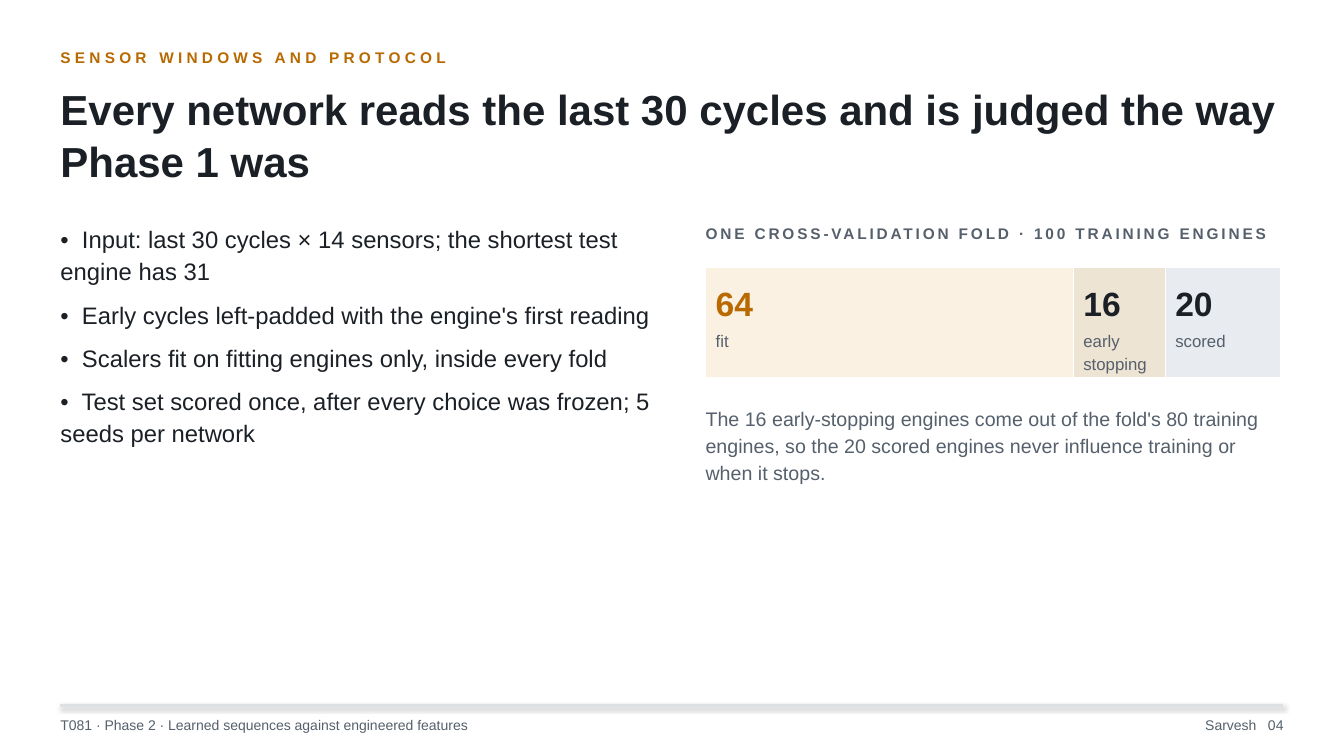
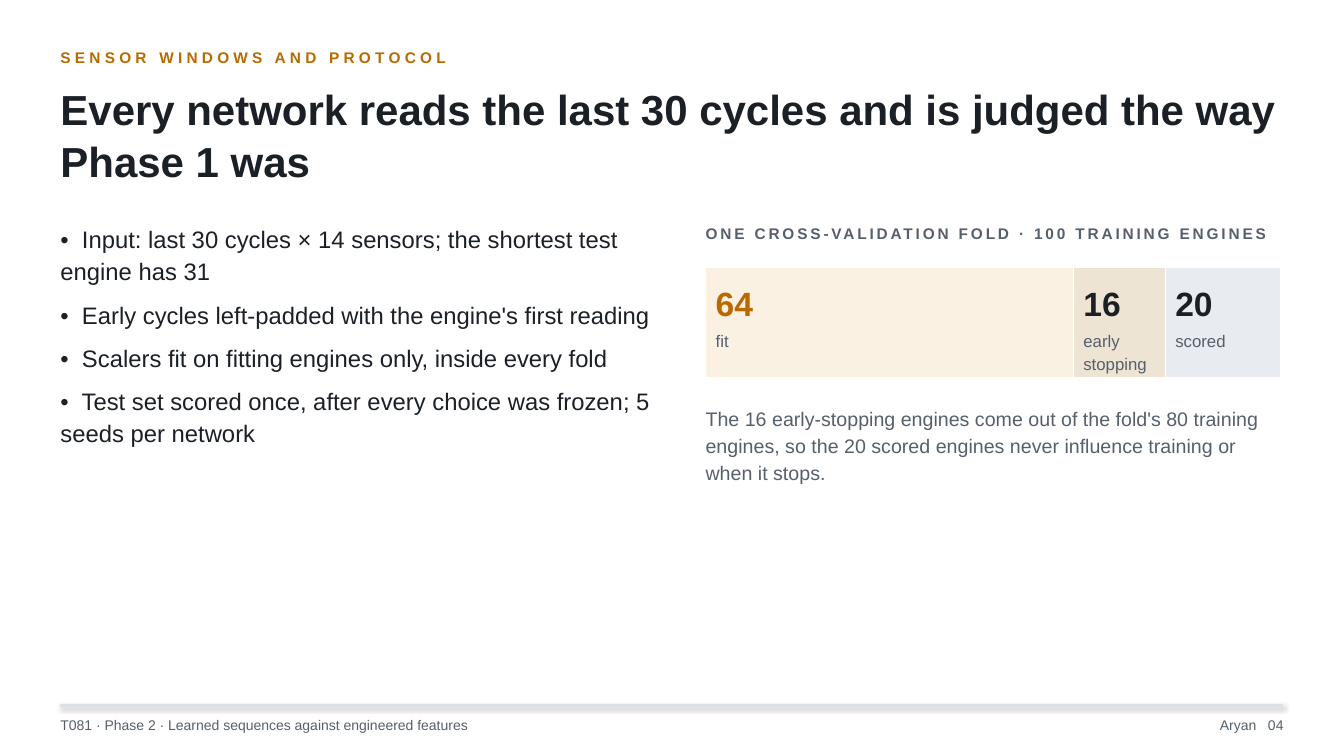
Before and after one commit to sarveshcore/t081-rul-prediction, a slide deck: slide 4 of slides/phase2_slides.pptx. Drawn at 1344x756 pixels with LibreOffice and Linux fonts; fonts in the diff are those of the drawing. Boxes give left, top, right and bottom in pixels: in the first picture for what was removed or moved away, otherwise in the second. Text is boxed around its words. In the diff, an @@ line names an element or a change of style, - is before the commit and + after.

```diff
--- a/slides/phase2_slides.pptx
+++ b/slides/phase2_slides.pptx
@@ text at (x1=1220, y1=720, x2=1284, y2=733): text changed @@
-Sarvesh 04
+Aryan 04
```
Also in this commit, not shown: 6 other slides changed, 3 other files.
